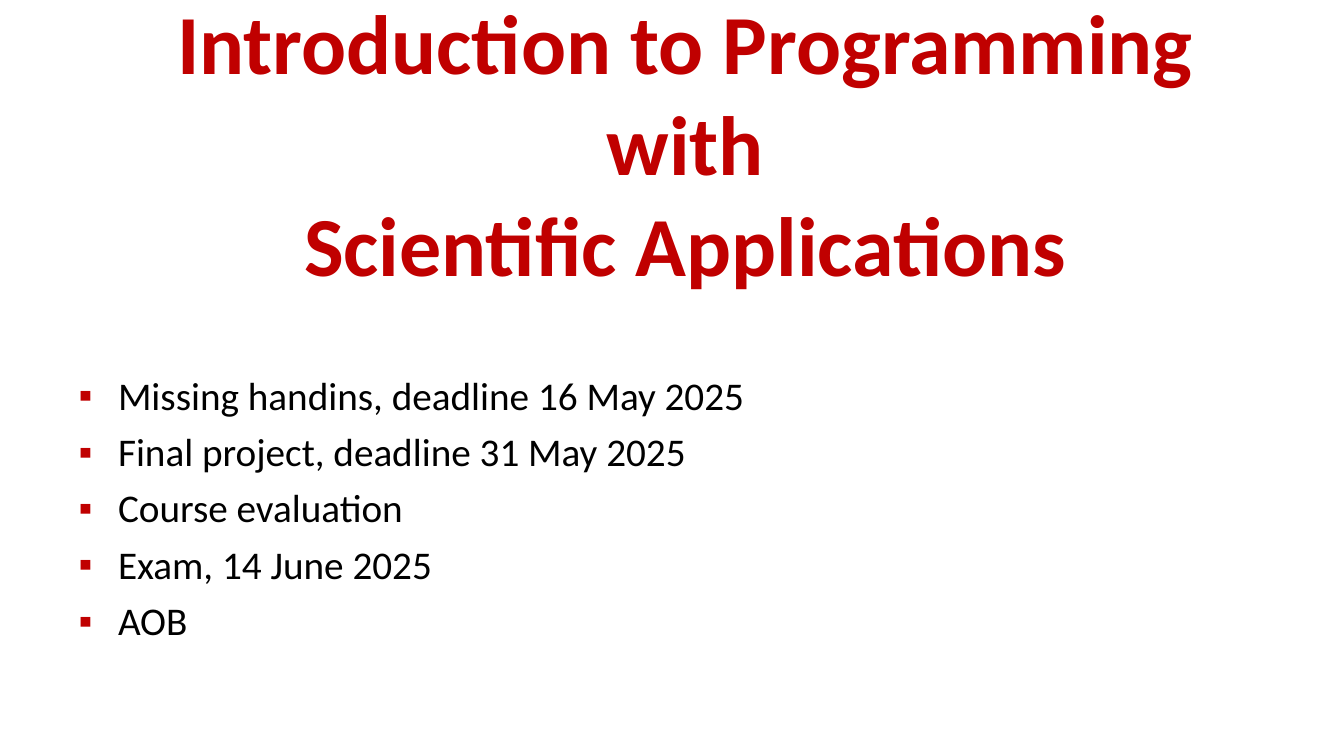
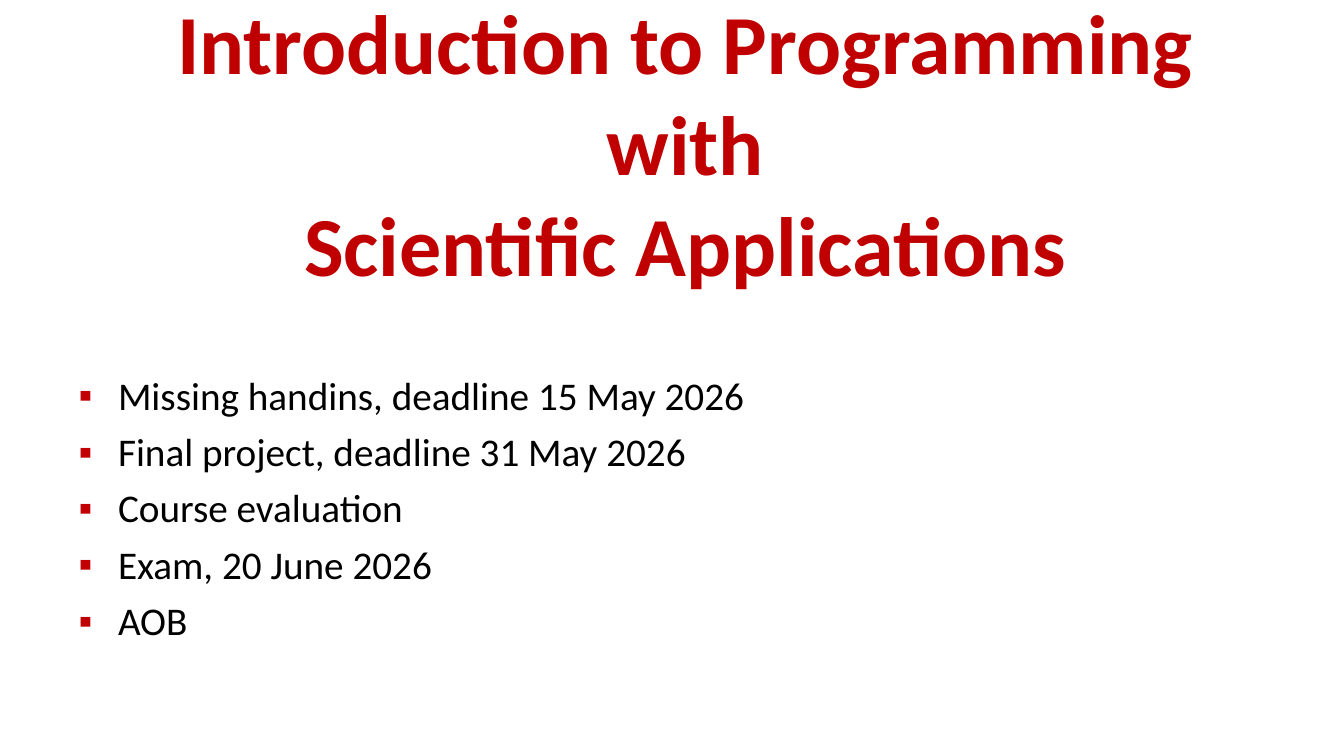
Before and after one commit to gsbrodal/gsbrodal.github.io, a slide deck: slide 1 of ipsa/slides/exam.pptx. Drawn at 1344x756 pixels with LibreOffice and Linux fonts; fonts in the diff are those of the drawing. Boxes give left, top, right and bottom in pixels: in the first picture for what was removed or moved away, otherwise in the second. Text is boxed around its words. In the diff, an @@ line names an element or a change of style, - is before the commit and + after.

Commit message:
__README__.txt exam-rules.md all-slides-with-answers.pdf all-slides.pdf exam.pdf exam.pptx introduction.pdf introduction.pptx

```diff
--- a/ipsa/slides/exam.pptx
+++ b/ipsa/slides/exam.pptx
@@ text at box(118, 382, 744, 473): text changed @@
-▪ Missing handins, deadline 16 May 2025
-▪ Final project, deadline 31 May 2025
+▪ Missing handins, deadline 15 May 2026
+▪ Final project, deadline 31 May 2026
@@ text at box(118, 552, 432, 584): text changed @@
-▪ Exam, 14 June 2025
+▪ Exam, 20 June 2026
```
Also in this commit, not shown: 2 other slides changed, 6 other files.
